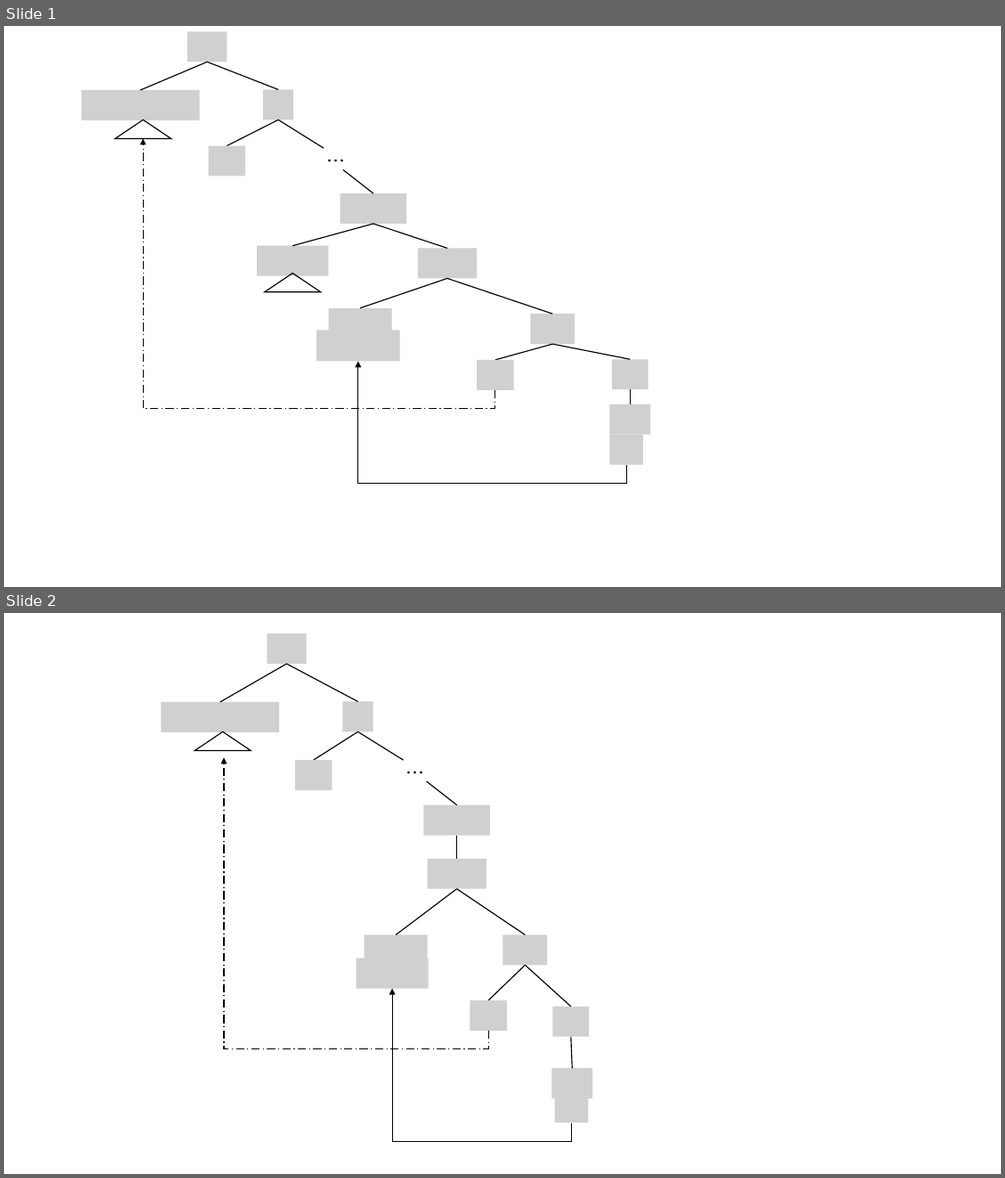
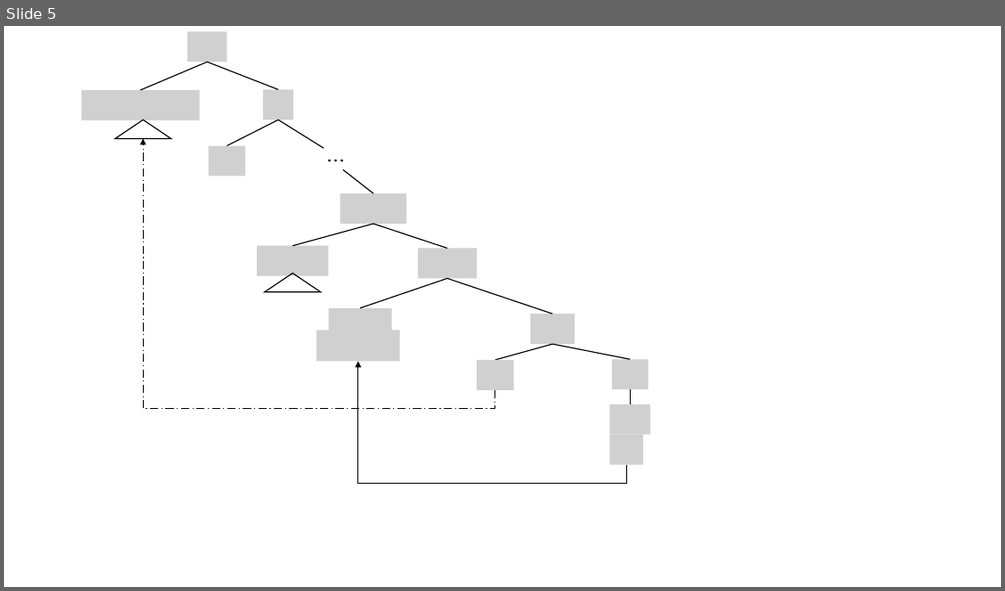
Before and after one commit to NoemieGrf/DegreeSemantic, a slide deck: 正文/latex/pic.pptx. Shown one above the other, each under a label of ours: slides 1 and 2 before the commit, slide 5 after it. The pictures are 1005x1178 and 1005x591 pixels, drawn with LibreOffice and Linux fonts; fonts in the diff are those of the drawing; grey boxes stand for pictures. Boxes give left, top, right and bottom in pixels: in the first picture for what was removed or moved away, otherwise in the second. Text is boxed around its words. In the diff, an @@ line names an element or a change of style, - is before the commit and + after.

```diff
--- a/正文/latex/pic.pptx
+++ b/正文/latex/pic.pptx
@@ slide 2 removed at [4,613,1001,1174], background #FFFFFF @@
@@ picture removed at [267,633,306,663] @@
@@ line removed from (220, 702) to (287, 664) @@
@@ line removed from (357, 701) to (287, 664) @@
@@ picture removed at [161,702,279,732] @@
@@ picture removed at [343,701,373,731] @@
@@ triangle removed at [194,732,251,751] @@
@@ line removed from (357, 732) to (314, 761) @@
@@ line removed from (357, 732) to (404, 761) @@
@@ elbow arrow removed from (488, 1030) to (224, 757) @@
@@ picture removed at [295,761,332,790] @@
@@ text removed at [399,757,428,787] @@
-…
@@ line removed from (457, 805) to (427, 781) @@
@@ picture removed at [423,805,490,835] @@
@@ line removed from (457, 835) to (457, 859) @@
@@ picture removed at [428,859,486,888] @@
@@ line removed from (457, 889) to (396, 934) @@
@@ line removed from (457, 889) to (526, 934) @@
@@ picture removed at [356,958,428,989] @@
@@ picture removed at [364,934,428,965] @@
@@ picture removed at [502,934,547,965] @@
@@ line removed from (526, 965) to (488, 1000) @@
@@ line removed from (526, 965) to (571, 1006) @@
@@ elbow arrow removed from (572, 1123) to (392, 989) @@
@@ picture removed at [469,1000,507,1030] @@
@@ picture removed at [553,1006,590,1037] @@
@@ line removed from (573, 1069) to (571, 1037) @@
@@ picture removed at [552,1069,592,1098] @@
@@ picture removed at [555,1093,589,1122] @@
@@ what was slide 1 is now slide 5 @@
```
Also in this commit, not shown: 5 slides added, 2 other slides removed, 7 other files.
